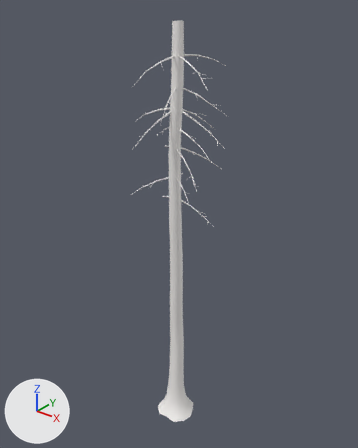
What one commit did to the glTF model nuri/public/models/trees/snag_9_lod1.glb.
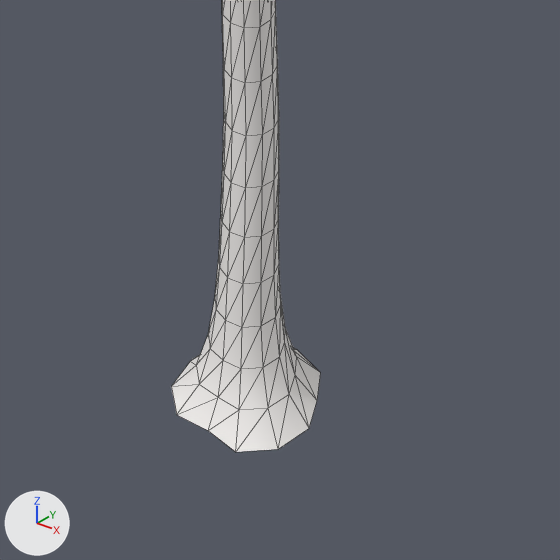
Each version appears first whole from a 50 mm lens placed at (7.71, -9.49, 12.42), pointed at (0.0, 0.15, 6.44), and next in a close-up on the part from 33% to 70% of the width and 70% to 100% of the height. The axes (+X, +Y, +Z) are drawn at lower left. The lights are the same throughout. The older version's two pictures come first. The close-ups show mesh edges as thin lines. Vertices at exactly the same position are counted once.

Names of what the first close-up shows: 'snag9_bark'.
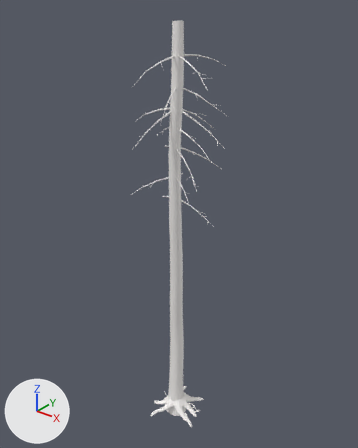
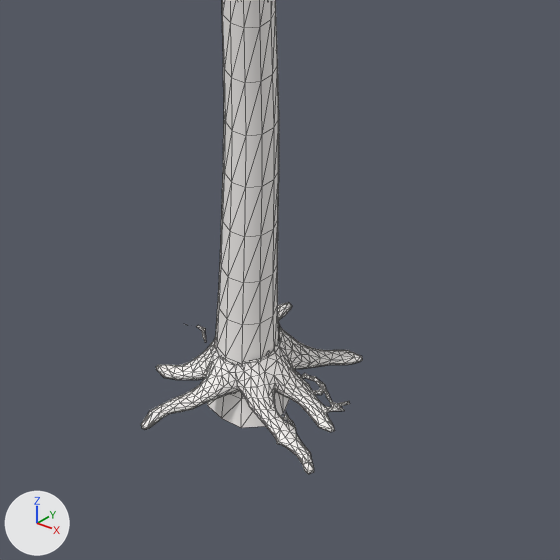
Where the change shows, as pixel boxes (x1, y1, x2, y2) in the close-ups (560 x 560 px; the box of a moved part takes in the faces that stretch with it):
'snag9_bark', reshaped
    before: (171, 0, 320, 452)
    after: (141, 0, 362, 474)
part 1 of me_snag9_bark, added
    after: (141, 303, 362, 474)
part 2 of me_snag9_bark, moved or reshaped
    before: (171, 217, 320, 452)
    after: (186, 217, 290, 428)

Patch to the scene script:
```diff
--- a/nuri/public/models/trees/snag_9_lod1.glb.py
+++ b/nuri/public/models/trees/snag_9_lod1.glb.py
@@ me_snag9_bark @@
 # used by ob_snag9_bark; location = (0.0, 0.0, 0.0)
-me_snag9_bark.from_pydata(...)  # 956 vertices, 1484 faces; spans x -1.37..1.73, y -1.83..1.44, z -0.34..11.67
+me_snag9_bark.from_pydata(...)  # 1973 vertices, 3259 faces; spans x -1.37..1.73, y -1.83..1.44, z -0.32..11.67
+# me_snag9_bark part 1: a new loose piece of 991 vertices spanning x -0.66..1.01, y -0.96..0.78, z -0.08..0.36, in mat_defaultmaterial
+# me_snag9_bark part 2
+# 5 vertices in x 0.14..0.16, y -0.15..-0.13, z 0.63..0.66 move by (-0.01, 0.02, 0.0)
+# 4 vertices in x 0.12..0.17, y -0.22..-0.12, z 0.65..0.66 move by (-0.02, 0.02, 0.0)
+# 3 vertices in x -0.16..0.17, y 0.17..0.27, z 1.03..1.04 move by (0.0, -0.01, 0.0)
+# 3 vertices in x -0.15..0.1, y -0.21..-0.16, z 1.05 move by (0.0, 0.01, 0.0)
+# 58 vertices move from x -0.61..0.61, y -0.54..0.64, z -0.34..1.05 to x -0.36..0.36, y -0.34..0.37, z -0.32..1.05
+# 26 vertices are added at x -0.71..0.52, y -0.18..0.14, z -0.02..0.44
+# 26 new faces join them
 me_snag9_bark.materials.append(mat_defaultmaterial)
```
